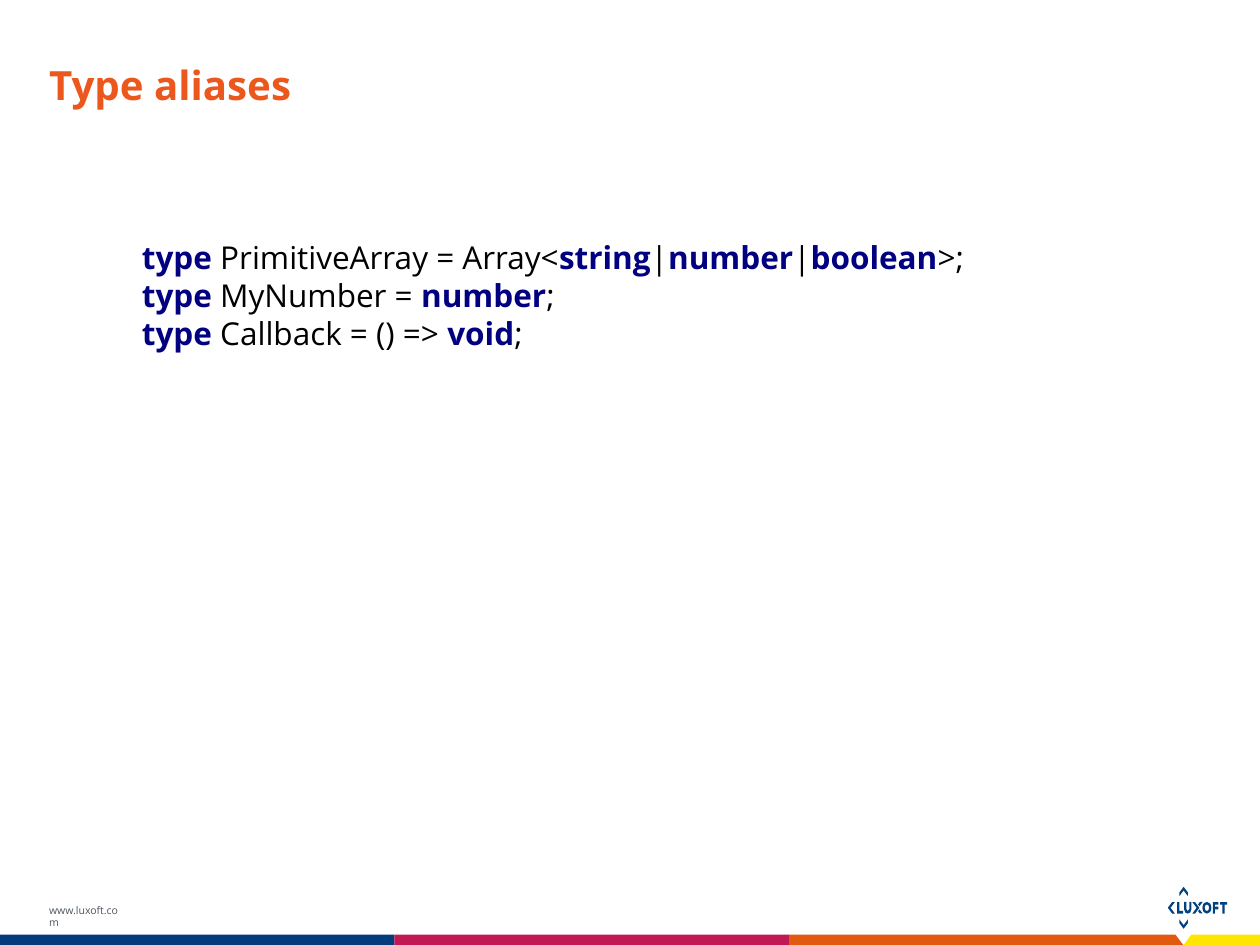
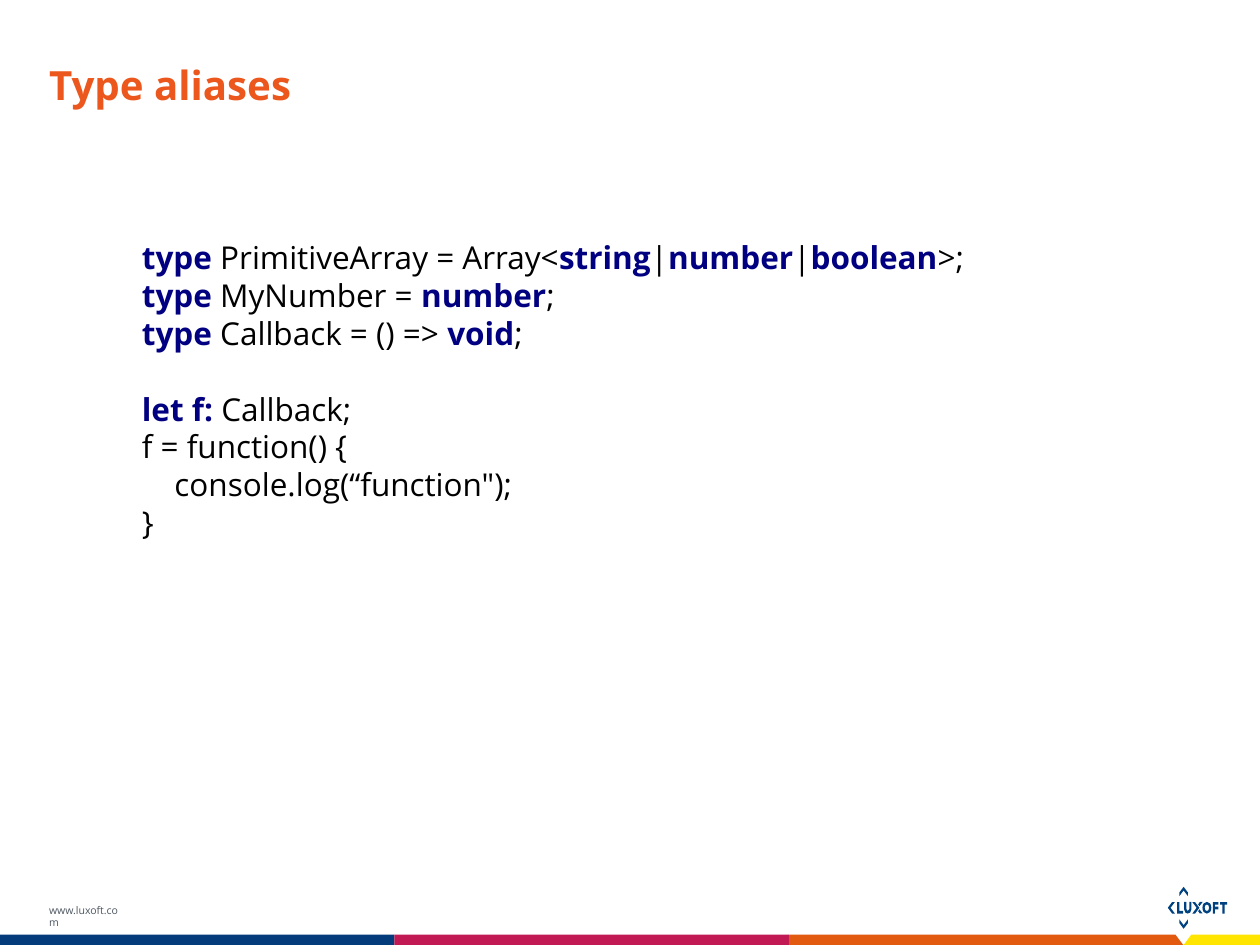
Before and after one commit to Dmdv/A2Course, a slide deck: slide 7 of Docs/TypeScript.pptx. Drawn at 1260x945 pixels with LibreOffice and Linux fonts; fonts in the diff are those of the drawing. Boxes give left, top, right and bottom in pixels: in the first picture for what was removed or moved away, otherwise in the second. Text is boxed around its words. In the diff, an @@ line names an element or a change of style, - is before the commit and + after.

```diff
--- a/Docs/TypeScript.pptx
+++ b/Docs/TypeScript.pptx
@@ text at <box>142,397,512,504</box>: paragraphs added @@
+let f: Callback;
+f = function() {
+console.log(“function");
+}
```
Also in this commit, not shown: 7 other slides changed, 3 other files.
